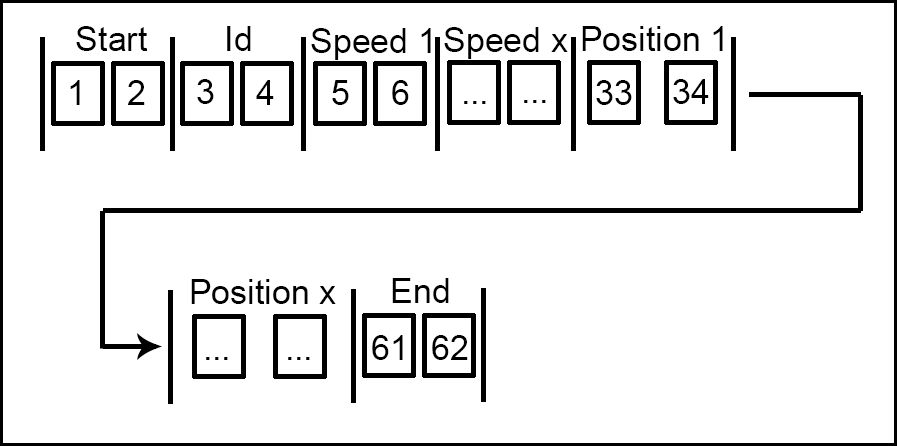
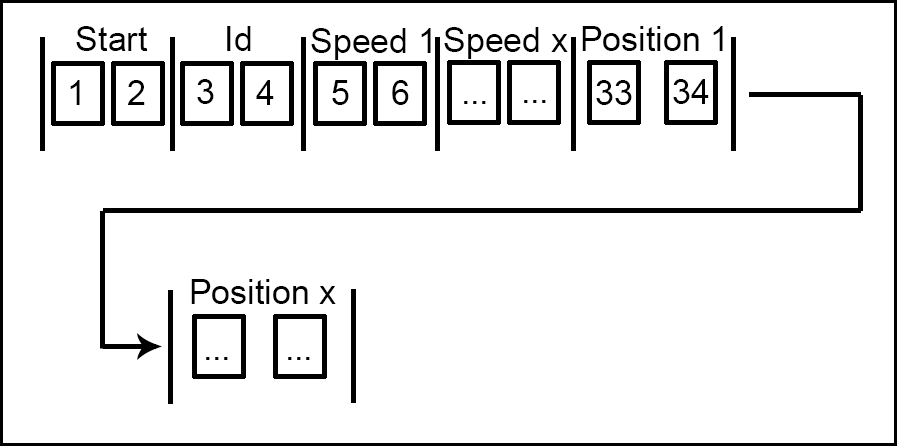
Two versions of the same layered image (897 × 446). Layer-by-layer changes:
hid group "Beschriftung copy 3" (5 layers) over [372, 278, 486, 360]
hid "End" over [392, 278, 449, 303]
hid "2" (3rd of 3, in "msg end" › "Beschriftung copy 3") over [432, 335, 468, 360]
hid "61" over [372, 335, 403, 360]
hid "Shape 1 copy" (2nd of 2, in "msg end") over [481, 288, 486, 402]
hid "Quadrat copy" (5th of 5, in "msg end") over [422, 313, 476, 378]
hid "Quadrat" (5th of 5, in "msg end") over [362, 313, 416, 378]
